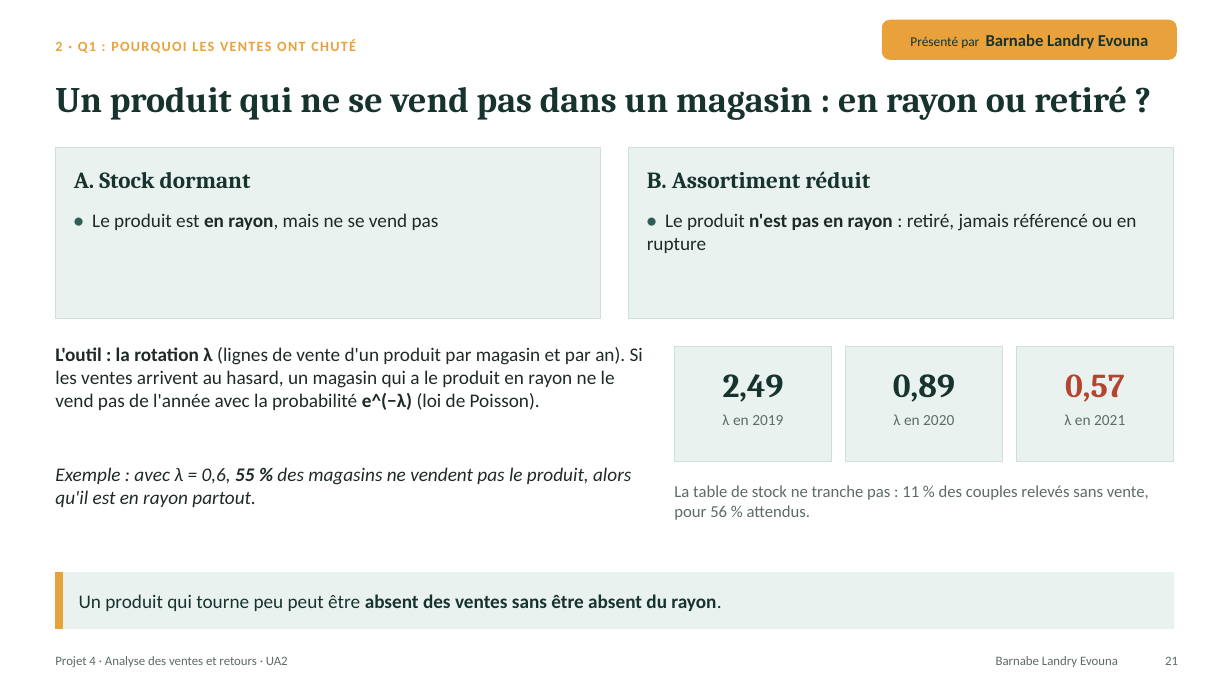
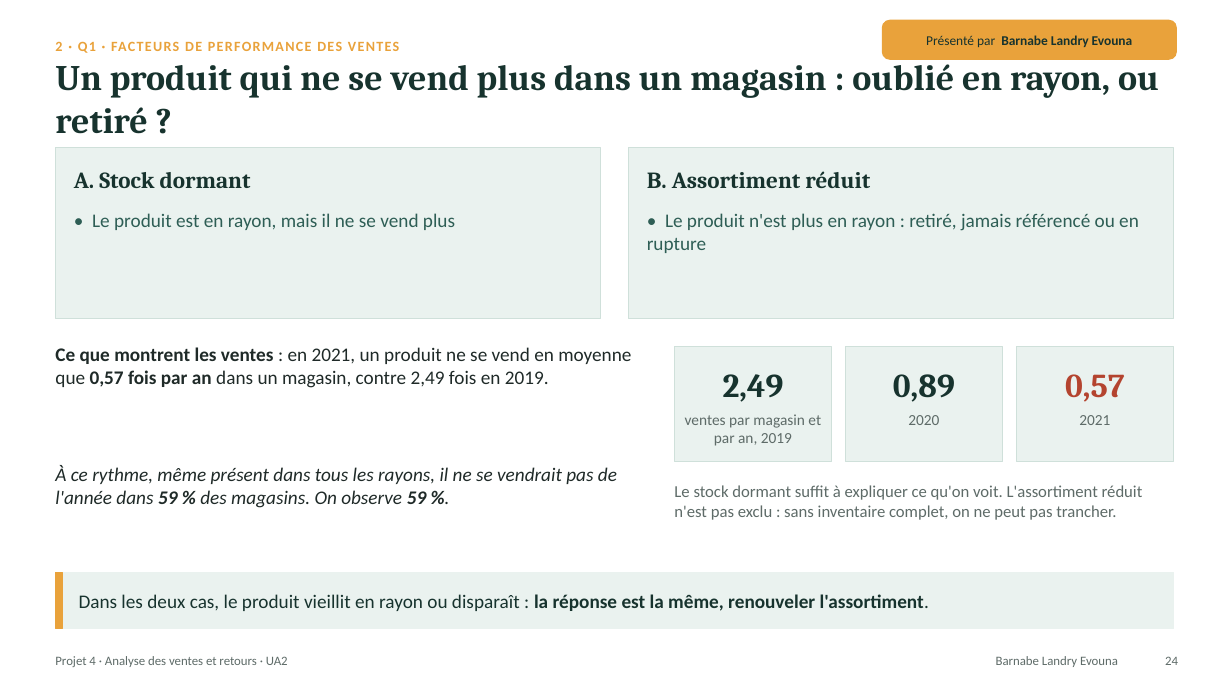
Before and after one commit to lezoul/projet4-contoso, a slide deck: slide 24 of reports/presentations/UA2_presentation_L3_L4.pptx (slide 21 before the commit). Drawn at 1232x693 pixels with LibreOffice and Linux fonts; fonts in the diff are those of the drawing. Boxes give left, top, right and bottom in pixels: in the first picture for what was removed or moved away, otherwise in the second. Text is boxed around its words. In the diff, an @@ line names an element or a change of style, - is before the commit and + after.

Commit message:
UA2 : présentation v6 (réorganisation par question, charges en part du CA, leviers sans double compte, tableaux corrigés) et rapport L3+L4 corrigé

```diff
--- a/reports/presentations/UA2_presentation_L3_L4.pptx
+++ b/reports/presentations/UA2_presentation_L3_L4.pptx
@@ text "Présenté par Barnabe Landry Evouna" at <box>926,35,1133,47</box>: size 13 to 10.5 pt in "Barnabe Landry Evouna" @@
@@ text at <box>55,57,1159,134</box>: text changed @@
-Un produit qui ne se vend pas dans un magasin : en rayon ou retiré ?
+Un produit qui ne se vend plus dans un magasin : oublié en rayon, ou retiré ?
@@ text at <box>55,41,399,53</box>: text changed @@
-2 · Q1 : POURQUOI LES VENTES ONT CHUTÉ
+2 · Q1 · FACTEURS DE PERFORMANCE DES VENTES
@@ text at <box>92,213,455,230</box>: text changed; text colour #1F2A28 to #2E5E55 @@
-• Le produit est en rayon, mais ne se vend pas
+• Le produit est en rayon, mais il ne se vend plus
@@ text at <box>647,213,1139,253</box>: text changed; text colour #1F2A28 to #2E5E55 @@
-• Le produit n'est pas en rayon : retiré, jamais référencé ou en rupture
+• Le produit n'est plus en rayon : retiré, jamais référencé ou en rupture
@@ text at <box>55,347,631,388</box>: text changed @@
-L'outil : la rotation λ (lignes de vente d'un produit par magasin et par an). Si les ventes arrivent au hasard, un magasin qui a le produit en rayon ne le vend pas de l'année avec la probabilité e^(−λ) (loi de Poisson).
+Ce que montrent les ventes : en 2021, un produit ne se vend en moyenne que 0,57 fois par an dans un magasin, contre 2,49 fois en 2019.
@@ text at <box>685,414,821,446</box>: text changed @@
-λ en 2019
+ventes par magasin et par an, 2019
@@ text at <box>908,415,939,425</box>: text changed @@
-λ en 2020
+2020
@@ text at <box>1079,415,1110,425</box>: text changed @@
-λ en 2021
+2021
@@ text at <box>55,465,617,508</box>: text changed @@
-Exemple : avec λ = 0,6, 55 % des magasins ne vendent pas le produit, alors qu'il est en rayon partout.
+À ce rythme, même présent dans tous les rayons, il ne se vendrait pas de l'année dans 59 % des magasins. On observe 59 %.
@@ text at <box>674,485,1143,520</box>: text changed @@
-La table de stock ne tranche pas : 11 % des couples relevés sans vente, pour 56 % attendus.
+Le stock dormant suffit à expliquer ce qu'on voit. L'assortiment réduit n'est pas exclu : sans inventaire complet, on ne peut pas trancher.
@@ text at <box>79,594,929,611</box>: text changed; bold off @@
-Un produit qui tourne peu peut être absent des ventes sans être absent du rayon.
+Dans les deux cas, le produit vieillit en rayon ou disparaît : la réponse est la même, renouveler l'assortiment.
@@ text at <box>1165,656,1178,665</box>: text changed @@
-21
+24
```
Also in this commit, not shown: 32 other slides changed, 11 slides removed, 1 other file.
